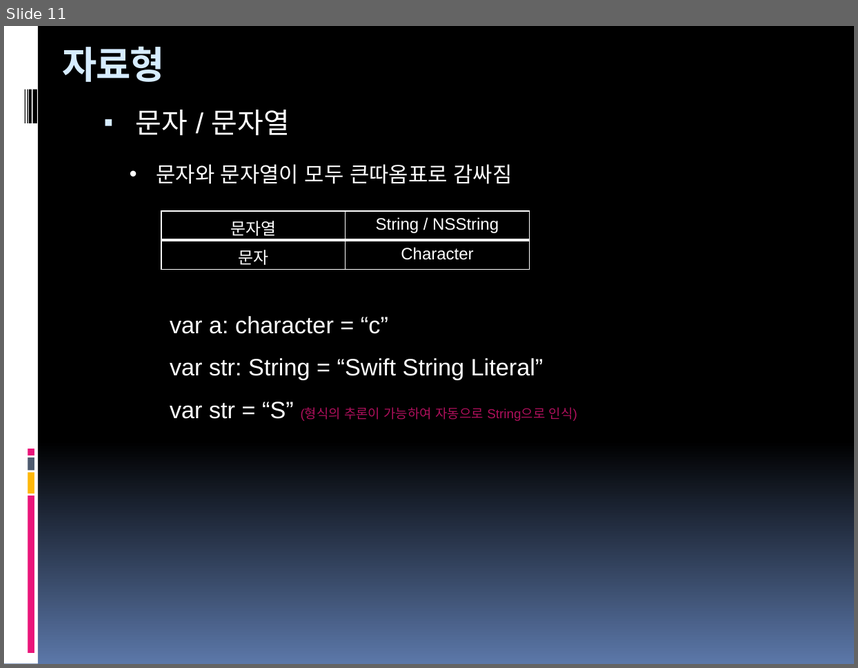
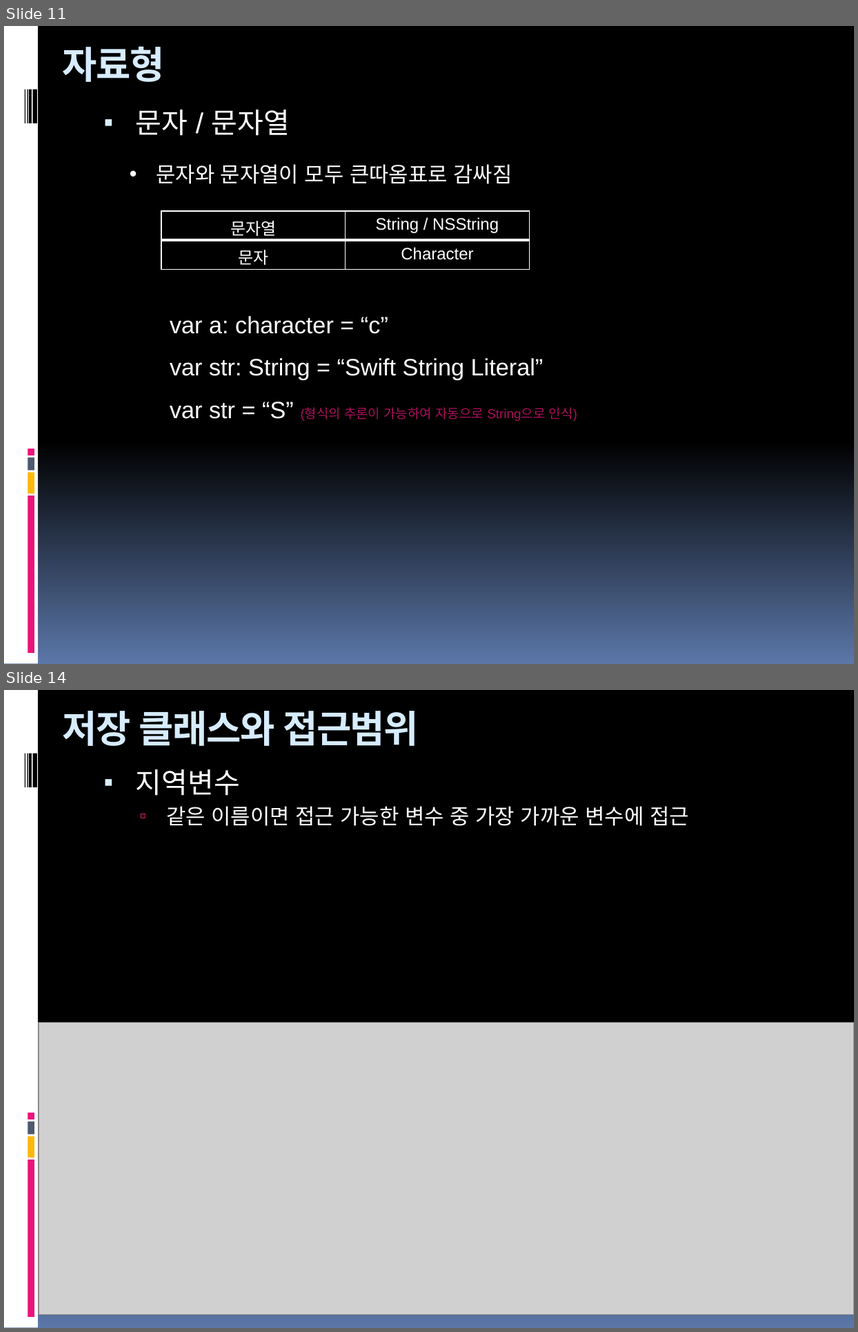
Before and after one commit to hounga13/helloSwift, a slide deck: Swift세미나자료.pptx. Shown one above the other, each under a label of ours: slide 11 before the commit, slides 11 and 14 after it; the slides between them are not shown. The pictures are 858x668 and 858x1332 pixels, drawn with LibreOffice and Linux fonts; fonts in the diff are those of the drawing; grey boxes stand for pictures. Boxes give left, top, right and bottom in pixels: in the first picture for what was removed or moved away, otherwise in the second. Text is boxed around its words. In the diff, an @@ line names an element or a change of style, - is before the commit and + after.

```diff
--- a/Swift세미나자료.pptx
+++ b/Swift세미나자료.pptx
@@ slide 14 added at box(4, 690, 854, 1328), background gradient #000000 to #5B77A8; not listed: 9 template elements that a slide beside it also shows @@
@@ title added at box(63, 711, 419, 746), 32 pt, text #D6ECFF, bold @@
+저장 클래스와 접근범위
@@ text added at box(136, 769, 689, 826), 18 pt, text #FFFFFF @@
+▪ 지역변수
+  ▫ 같은 이름이면 접근 가능한 변수 중 가장 가까운 변수에 접근
@@ picture added at box(39, 1023, 854, 1314) @@
```
Also in this commit, not shown: 1 slide changed, 7 other slides added, 2 other files.
